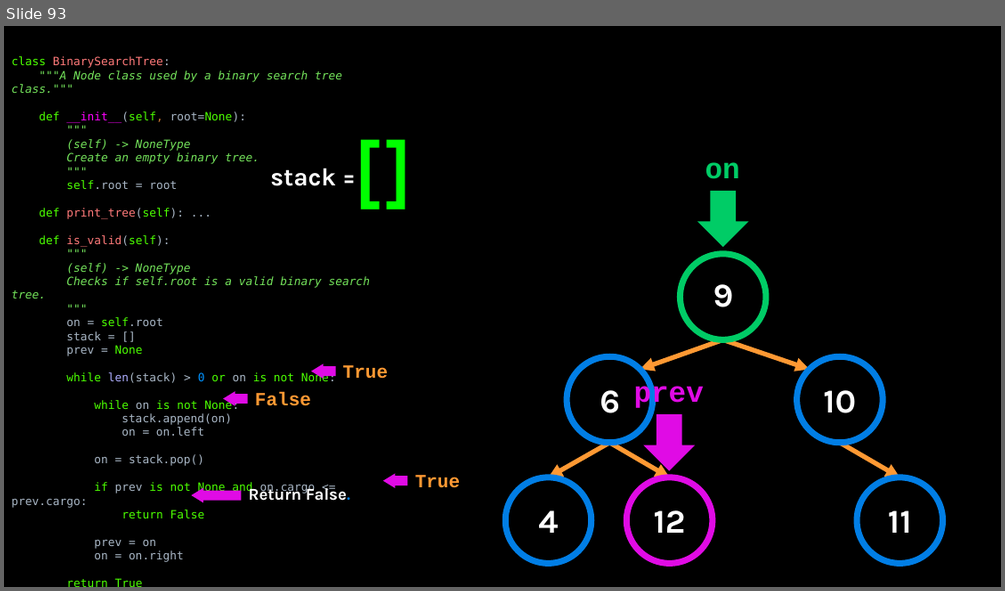
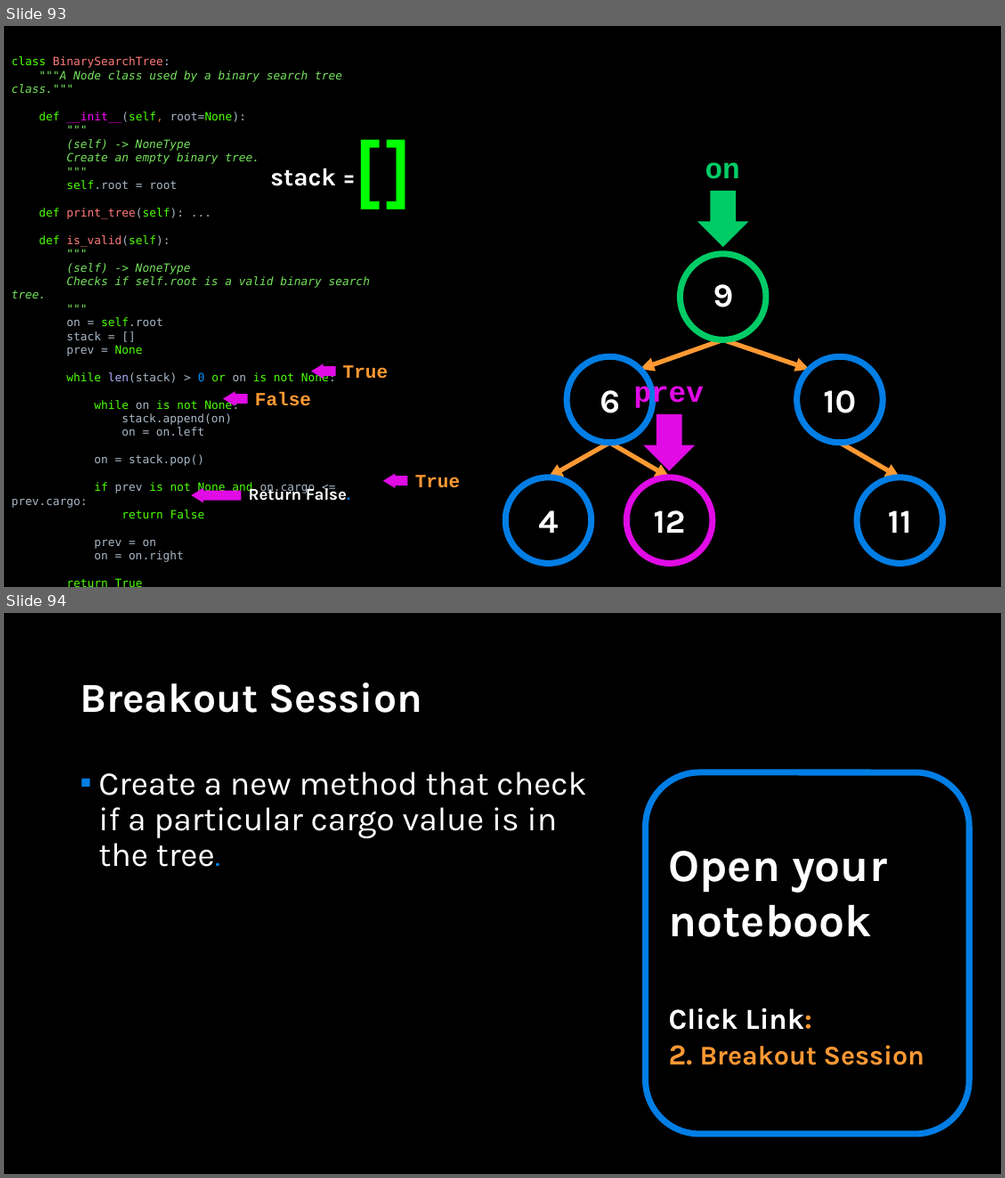
Before and after one commit to APS106/APS106-winter-2022-material, a slide deck: lectures/week12/lecture2/slides/week12_lecture2.pptx. Shown one above the other, each under a label of ours: slide 93 before the commit, slides 93 and 94 after it. The pictures are 1005x591 and 1005x1178 pixels, drawn with LibreOffice and Linux fonts; fonts in the diff are those of the drawing; background and template pictures are left out. Boxes give left, top, right and bottom in pixels: in the first picture for what was removed or moved away, otherwise in the second. Text is boxed around its words. In the diff, an @@ line names an element or a change of style, - is before the commit and + after.

```diff
--- a/lectures/week12/lecture2/slides/week12_lecture2.pptx
+++ b/lectures/week12/lecture2/slides/week12_lecture2.pptx
@@ slide 94 added at bbox=[4, 613, 1001, 1174], background picture (left out) @@
@@ title added at bbox=[80, 682, 422, 713], 39.6 pt, text #FFFFFF, bold @@
+Breakout Session
@@ text added at bbox=[98, 771, 586, 867], 32 pt, text #FFFFFF @@
+▪ Create a new method that check if a particular cargo value is in the tree.
@@ rounded rectangle added at bbox=[646, 772, 970, 1134], outline #017EE5 6 pt, 44 pt, text #FFFFFF, bold @@
+Open your notebook
+Click Link:
+2. Breakout Session
```
Also in this commit, not shown: 27 other slides added, 3 other files.
